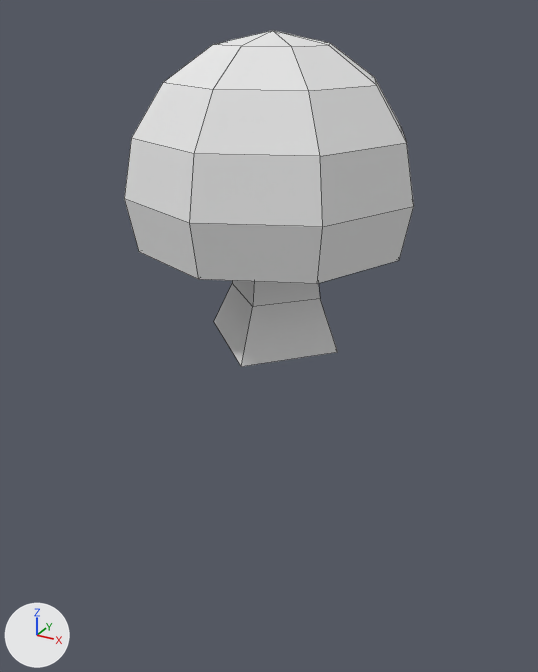
Before and after pictures for a commit that changed the OBJ model assets/models/smallmushroom1.obj.
Rendered twice from a 50 mm camera at (2.71, -4.99, 2.36) aimed at (-0.07, 0.06, -0.17). The lights are fixed; the arrows at lower left show +X, +Y and +Z. Mesh edges are drawn as thin lines. Where no turn or scale is listed for an object, it has been applied to the vertices.

Names of what the first picture shows: 'Cube_Cube.001', 'Sphere_Sphere.001'.
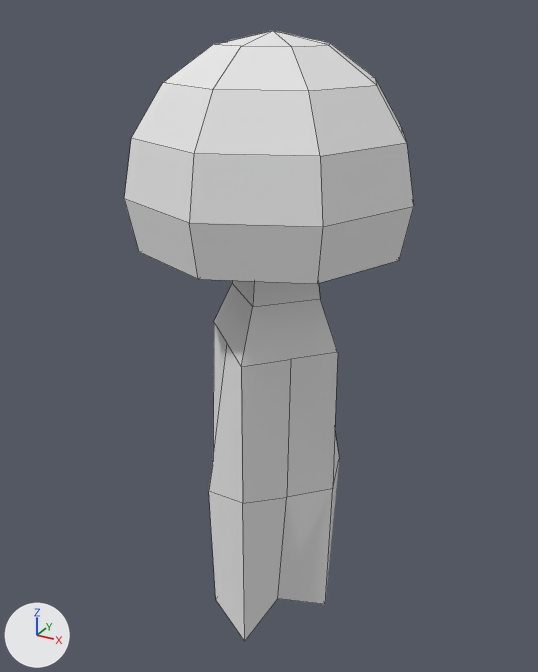
The newer file is also turned or shifted as a whole; pictures and numbers use the older file's frame.

Where the change shows, as pixel boxes (x1, y1, x2, y2) in the pictures (538 x 672 px):
'Cube_Cube.001', reshaped
    before: (214, 281, 338, 367)
    after: (209, 281, 339, 641)
part 1 of me_cube_cube_001, built on
    before: (214, 299, 338, 367)
    after: (209, 299, 339, 641)

The change in detail:
me_cube_cube_001 is used by ob_cube_cube_001; location (0.0, 0.0, 0.0).
me_cube_cube_001 had 32 vertices, 30 faces and spanned x -0.56..0.58, y -0.58..0.56, z -0.15..2.06.
me_cube_cube_001 now has 53 vertices, 49 faces and spans x -0.57..0.58, y -0.58..0.64, z -3.0..2.06.
Part 1, on me_cube_cube_001:
5 faces are deleted.
21 vertices are added at x -0.57..0.56, y -0.54..0.64, z -3.0..-0.1.
24 new faces join them.
